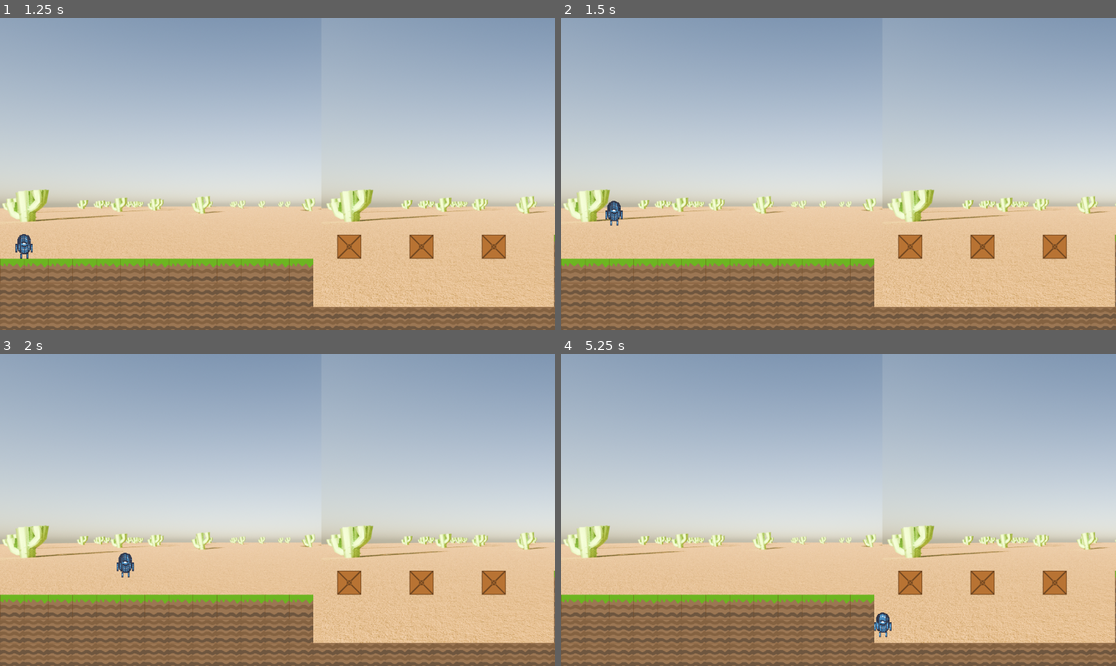
Above: before the commit, frames 1-4 (two rows, left to right).
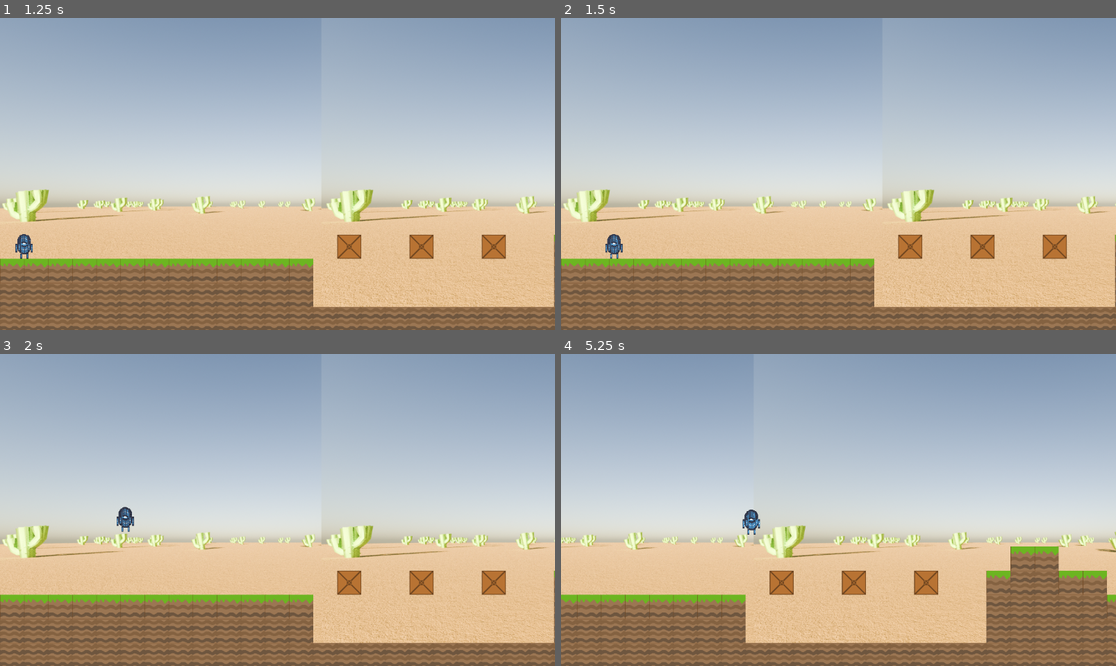
Above: after the commit, the same moments.

Repository: Burns3y/Pedro
Game: Godot game, scene res://scenes/levels/level 1.tscn
The game is run twice, just before and just after one commit, with the same random seed, the same clock (stepped at 60 frames per second) and the same inputs. The engine's default icon, where the game draws it, is replaced by a stand-in: a white triangle on a blue panel in a dark square.
Inputs:
- Up to frame 1 (1.25 s): click "Start Game" at 0.5 s
- Up to frame 2 (1.5 s): tap Enter (ui_accept) at 1.25, 1.35 s; hold Right (right) from 1.28 s (still down)
- Up to frame 3 (2 s): keep holding Right (right); tap Up (jump) at 1.52, 1.55, 1.82 s
- Up to frame 4 (5.25 s): tap Up (jump) at 2.1, 2.27, 2.57, 3.05, 3.77, 4.07, 4.35, 4.52, 4.82 s; tap Enter (ui_accept) at 2.3, 2.85, 3.6, 5.1 s; release Right (right) at 2.78 s; hold Left (left) 2.78-3.53 s; hold Right (right) 3.53-5.03 s; hold Left (left) from 5.03 s (still down)

Frame 1 is identical in both runs. In frame 2, 0.4% of the frame differs, in the area x 8-12%, y 58-78%; in frame 3, 0.4%; in frame 4, 17%, in the area x 0-100%, y 49-100%.

Commit message:
camera/map works

Diff:
--- a/project.godot
+++ b/project.godot
@@ -20,16 +20,19 @@
 jump={
 "deadzone": 0.5,
 "events": [Object(InputEventKey,"resource_local_to_scene":false,"resource_name":"","device":-1,"window_id":0,"alt_press …(182 unchanged characters)…
+, Object(InputEventKey,"resource_local_to_scene":false,"resource_name":"","device":-1,"window_id":0,"alt_pressed":false,"shift_pressed":false,"ctrl_pressed":false,"meta_pressed":false,"pressed":false,"keycode":0,"physical_keycode":32,"key_label":0,"unicode":32,"echo":false,"script":null)
 ]
 }
 left={
 "deadzone": 0.5,
 "events": [Object(InputEventKey,"resource_local_to_scene":false,"resource_name":"","device":-1,"window_id":0,"alt_press …(182 unchanged characters)…
+, Object(InputEventKey,"resource_local_to_scene":false,"resource_name":"","device":-1,"window_id":0,"alt_pressed":false,"shift_pressed":false,"ctrl_pressed":false,"meta_pressed":false,"pressed":false,"keycode":0,"physical_keycode":65,"key_label":0,"unicode":97,"echo":false,"script":null)
 ]
 }
 right={
 "deadzone": 0.5,
 "events": [Object(InputEventKey,"resource_local_to_scene":false,"resource_name":"","device":-1,"window_id":0,"alt_press …(182 unchanged characters)…
+, Object(InputEventKey,"resource_local_to_scene":false,"resource_name":"","device":-1,"window_id":0,"alt_pressed":false,"shift_pressed":false,"ctrl_pressed":false,"meta_pressed":false,"pressed":false,"keycode":0,"physical_keycode":68,"key_label":0,"unicode":100,"echo":false,"script":null)
 ]
 }
 action={
--- a/scenes/player/pedro.gd
+++ b/scenes/player/pedro.gd
@@ -2,7 +2,7 @@
 
 
 const SPEED = 300.0
-const JUMP_VELOCITY = -400.0
+const JUMP_VELOCITY = -500.0
 
 # Get the gravity from the project settings to be synced with RigidBody nodes.
 var gravity = ProjectSettings.get_setting("physics/2d/default_gravity")
@@ -14,12 +14,12 @@
 		velocity.y += gravity * delta
 
 	# Handle jump.
-	if Input.is_action_just_pressed("ui_accept") and is_on_floor():
+	if Input.is_action_just_pressed("jump") and is_on_floor():
 		velocity.y = JUMP_VELOCITY
 
 	# Get the input direction and handle the movement/deceleration.
 	# As good practice, you should replace UI actions with custom gameplay actions.
-	var direction = Input.get_axis("ui_left", "ui_right")
+	var direction = Input.get_axis("left", "right")
 	if direction:
 		velocity.x = direction * SPEED
 	else:
--- a/scenes/player/pedro.tscn
+++ b/scenes/player/pedro.tscn
@@ -185,3 +185,10 @@
 [node name="CollisionShape2D3" type="CollisionShape2D" parent="."]
 position = Vector2(396, 613)
 shape = SubResource("CapsuleShape2D_j61ke")
+
+[node name="Camera2D" type="Camera2D" parent="."]
+anchor_mode = 0
+limit_left = 0
+limit_top = 0
+limit_bottom = 750
+position_smoothing_enabled = true
